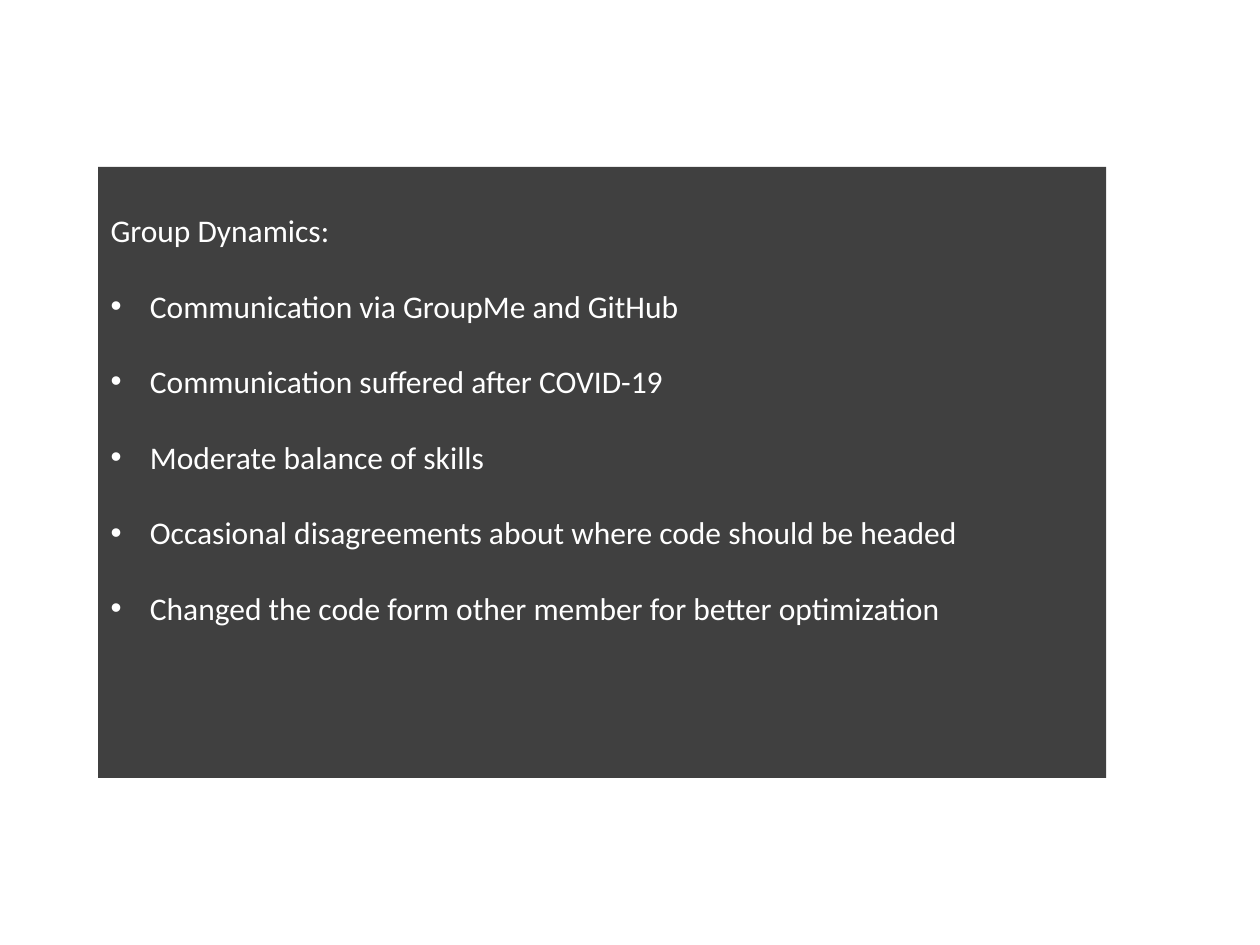
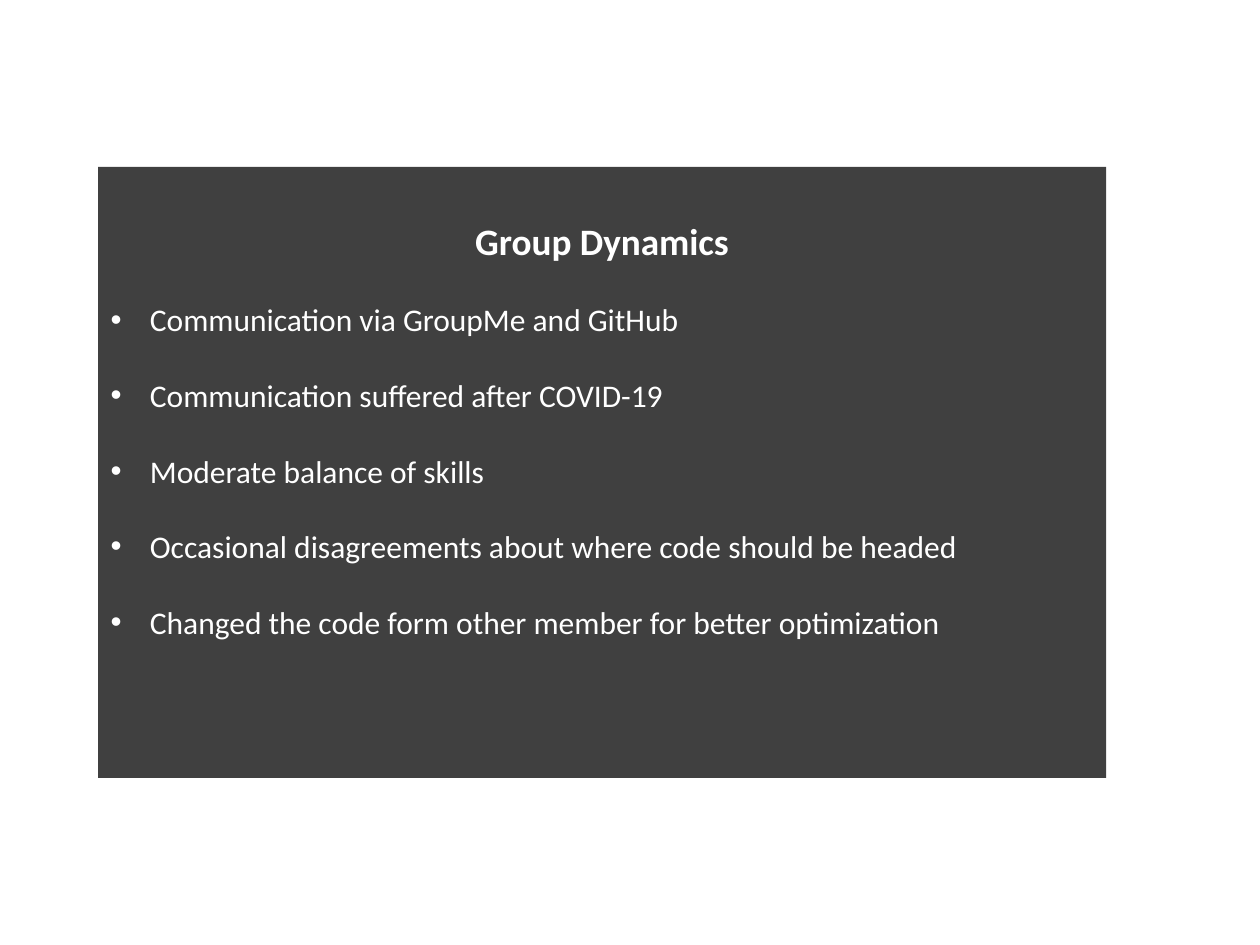
Before and after one commit to Randude14/FundamentalsPokerGame, a slide deck: slide 4 of Documentation/Group 002-5 Summary.pptx. Drawn at 1260x945 pixels with LibreOffice and Linux fonts; fonts in the diff are those of the drawing; background and template pictures are left out. Boxes give left, top, right and bottom in pixels: in the first picture for what was removed or moved away, otherwise in the second. Text is boxed around its words. In the diff, an @@ line names an element or a change of style, - is before the commit and + after.

```diff
--- a/Documentation/Group 002-5 Summary.pptx
+++ b/Documentation/Group 002-5 Summary.pptx
@@ text in rectangle at (x1=475, y1=229, x2=729, y2=261): text changed; size 18 to 21.3 pt; bold on @@
-Group Dynamics:
+Group Dynamics
```
Also in this commit, not shown: 5 other slides changed, 1 slide added.
